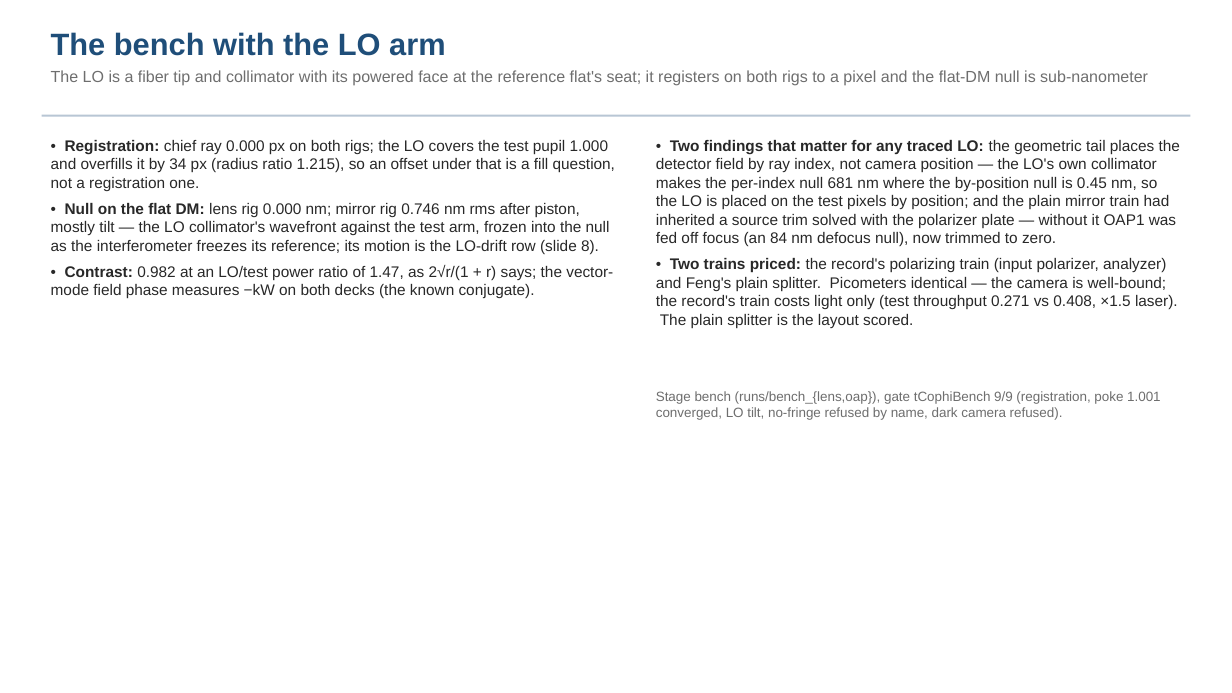
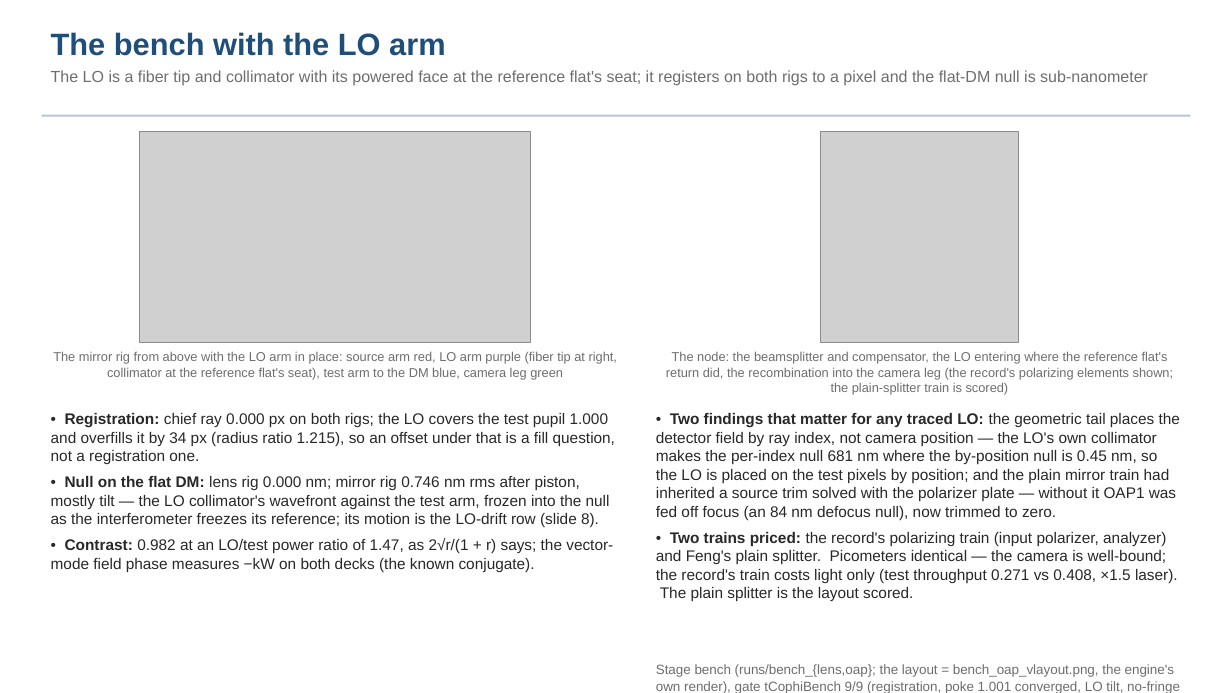
Before and after one commit to nasa-jpl/macos, a slide deck: slide 5 of demo_session/deck_cophi.pptx. Drawn at 1232x693 pixels with LibreOffice and Linux fonts; fonts in the diff are those of the drawing; grey boxes stand for pictures. Boxes give left, top, right and bottom in pixels: in the first picture for what was removed or moved away, otherwise in the second. Text is boxed around its words. In the diff, an @@ line names an element or a change of style, - is before the commit and + after.

```diff
--- a/demo_session/deck_cophi.pptx
+++ b/demo_session/deck_cophi.pptx
@@ picture added at bbox=[140, 131, 531, 343] @@
@@ picture added at bbox=[821, 131, 1019, 343] @@
@@ text added at bbox=[53, 351, 617, 380], 10 pt, text #6E6E6E @@
+The mirror rig from above with the LO arm in place: source arm red, LO arm purple (fiber tip at right, collimator at the reference flat's seat), test arm to the DM blue, camera leg green
@@ text added at bbox=[666, 351, 1174, 395], 10 pt, text #6E6E6E @@
+The node: the beamsplitter and compensator, the LO entering where the reference flat's return did, the recombination into the camera leg (the record's polarizing elements shown; the plain-splitter train is scored)
@@ text "• Registration: chief ray 0.000 ...": place and size @@
-text "• Registration: chief ray 0.000 ..." at bbox=[51, 140, 615, 299]
+text "• Registration: chief ray 0.000 ..." at bbox=[51, 413, 615, 572]
@@ text "• Two findings that matter ...": place and size @@
-text "• Two findings that matter ..." at bbox=[656, 140, 1180, 328]
+text "• Two findings that matter ..." at bbox=[656, 413, 1180, 601]
@@ text at bbox=[656, 664, 1180, 693]: text changed @@
-Stage bench (runs/bench_{lens,oap}), gate tCophiBench 9/9 (registration, poke 1.001 converged, LO tilt, no-fringe refused by name, dark camera refused).
+Stage bench (runs/bench_{lens,oap}; the layout = bench_oap_vlayout.png, the engine's own render), gate tCophiBench 9/9 (registration, poke 1.001 converged, LO tilt, no-fringe refused by name, dark camera refused).
```
Also in this commit, not shown: 2 other slides changed, 11 other files.
